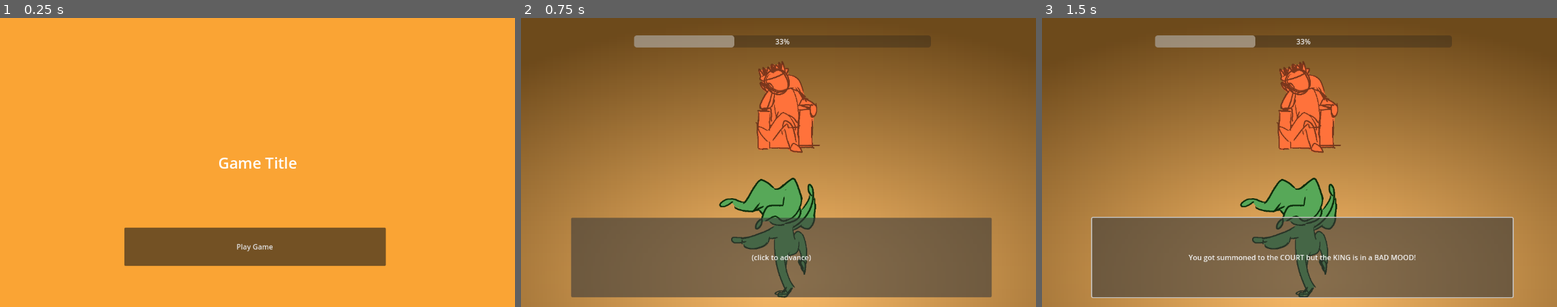
Above: before the commit, frames 1-3 (left to right).
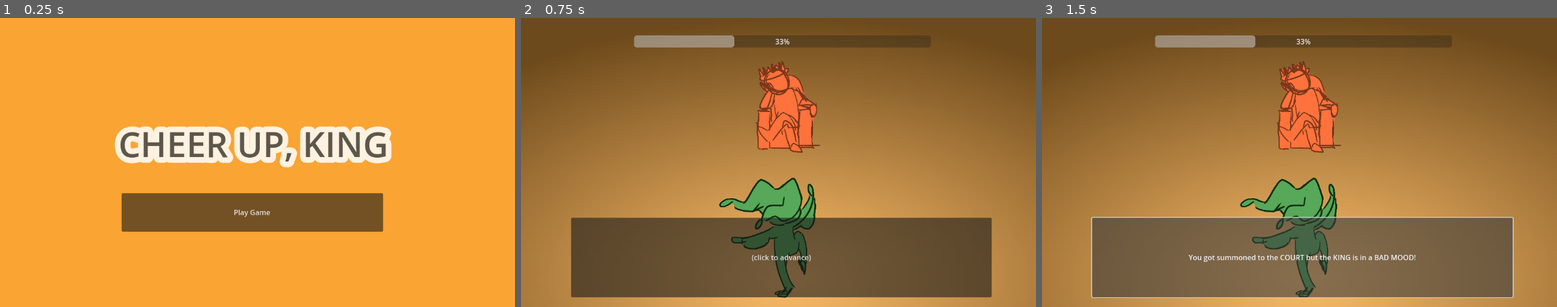
Above: after the commit, the same moments.

Repository: S1lv3rn/GGJ2024
Game: Godot game, scene res://main_menu.tscn
The game is run twice, just before and just after one commit, with the same random seed, the same clock (stepped at 60 frames per second) and the same inputs. The engine's default icon, where the game draws it, is replaced by a stand-in: a white triangle on a blue panel in a dark square.
Inputs:
- Up to frame 1 (0.25 s): no input
- Up to frame 2 (0.75 s): click "Play Game" at 0.5 s
- Up to frame 3 (1.5 s): click "(click to advance)" at 1.25 s

The runs differ from the first frame. In frame 1, 19% of the frame differs, in the area x 22-77%, y 37-86%; in frame 2, less than 0.1%; in frame 3, nothing differs.

Commit message:
title screen

Diff:
--- a/main_menu.tscn
+++ b/main_menu.tscn
@@ -3,7 +3,10 @@
 [ext_resource type="Script" path="res://main_menu.gd" id="1_jeei1"]
 
 [sub_resource type="LabelSettings" id="LabelSettings_5jobj"]
-font_size = 34
+font_size = 78
+font_color = Color(0.0705882, 0.0470588, 0.0156863, 0.678431)
+outline_size = 51
+outline_color = Color(1, 0.948, 0.88, 1)
 
 [node name="MainMenu" type="Node2D"]
 script = ExtResource("1_jeei1")
@@ -13,7 +16,7 @@
 [node name="ColorRect" type="ColorRect" parent="CanvasLayer"]
 offset_right = 1153.0
 offset_bottom = 658.0
-color = Color(0.98, 0.644513, 0.2058, 1)
+color = Color(0.980392, 0.643137, 0.203922, 1)
 
 [node name="Label" type="Label" parent="CanvasLayer"]
 anchors_preset = 8
@@ -21,13 +24,13 @@
 anchor_top = 0.5
 anchor_right = 0.5
 anchor_bottom = 0.5
-offset_left = -20.0
-offset_top = -11.5
-offset_right = 20.0
-offset_bottom = 11.5
+offset_left = -311.0
+offset_top = -96.0
+offset_right = 294.0
+offset_bottom = 11.0
 grow_horizontal = 2
 grow_vertical = 2
-text = "Game Title"
+text = "CHEER UP, KING"
 label_settings = SubResource("LabelSettings_5jobj")
 
 [node name="Button" type="Button" parent="CanvasLayer"]
@@ -35,10 +38,10 @@
 anchor_left = 0.5
 anchor_right = 0.5
 anchor_bottom = 1.0
-offset_left = -298.0
-offset_top = 470.0
-offset_right = 287.0
-offset_bottom = -92.0
+offset_left = -304.0
+offset_top = 393.0
+offset_right = 281.0
+offset_bottom = -169.0
 grow_horizontal = 2
 grow_vertical = 2
 text = "Play Game"
